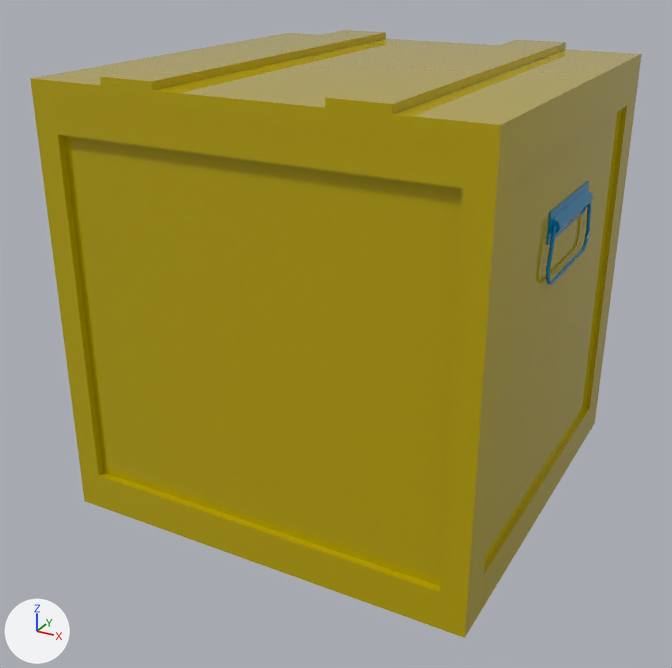
Before and after pictures for a commit that changed the FBX model Assets/ART/Meshes/GENERAL/SM_Supply_Crate_Small.fbx.
The view is the same before and after, from a 50 mm camera at (1.176, -2.284, 1.562) aimed at (-0.03, -0.093, 0.466). Arrows for +X, +Y and +Z are at lower left; the lights stay in place. The picture after the commit comes second. Where no turn or scale is listed for an object, it has been applied to the vertices.

Script lines for the objects in view, before the commit:
```python
me_mesh = bpy.data.meshes.new('Mesh')
me_mesh.from_pydata(...)  # 28 vertices, 30 faces; spans x -0.601..0.601, y -0.6..0.6, z 0.0..0.04
me_mesh.materials.append(mat_m_wood_painted)  # yellow #bca700
me_mesh_001 = bpy.data.meshes.new('Mesh.001')
me_mesh_001.from_pydata(...)  # 200 vertices, 190 faces; spans x -0.613..0.613, y -0.6..0.6, z 0.0..1.2
# faces by material slot: [54, 136]
me_mesh_001.materials.append(mat_m_wood_painted)  # yellow #bca700
me_mesh_001.materials.append(mat_m_metal_painted_02)  # cyan #0086bc
ob_sm_supply_crate_small = bpy.data.objects.new('SM_Supply_Crate_Small', me_mesh_001)
ob_sm_supply_crate_small.location = (0.0, 0.0, 0.0)
ob_sm_supply_crate_small_top = bpy.data.objects.new('SM_Supply_Crate_Small_Top', me_mesh)
ob_sm_supply_crate_small_top.location = (0.0, 0.0, 1.2)
```
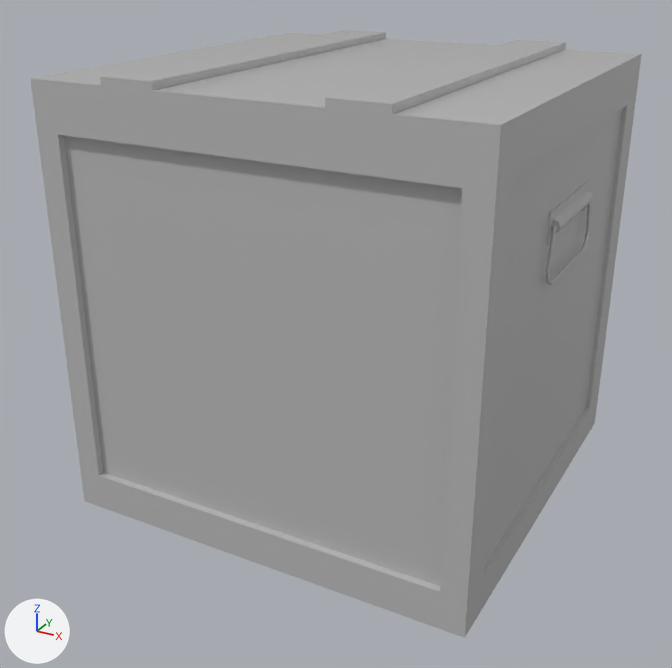
The edits, one by one:
Material 'Default' (mat_default) is new.
Its base color is (0.5, 0.5, 0.5) (grey #bcbcbc).
Its roughness is 0.0.
me_mesh has 28 vertices, 30 faces and spans x -0.601..0.601, y -0.6..0.6, z 0.0..0.04.
me_mesh no longer uses material mat_m_wood_painted (yellow #bca700).
me_mesh gains material mat_default (grey #bcbcbc).
me_mesh_001 has 200 vertices, 190 faces and spans x -0.613..0.613, y -0.6..0.6, z 0.0..1.2.
me_mesh_001 is used by ob_sm_supply_crate_small; location (0.0, 0.0, 0.0).
me_mesh_001 part 1: all 54 faces that had it switch from mat_m_wood_painted (yellow #bca700) to mat_default (grey #bcbcbc).
me_mesh_001 part 2: all 136 faces that had it switch from mat_m_metal_painted_02 (cyan #0086bc) to mat_default (grey #bcbcbc).

Boxes (x1, y1, x2, y2) around the edits, measured in the pictures (672 x 668 px):
'SM_Supply_Crate_Small_Top', recoloured (yellow to grey)
    both: (30, 30, 642, 136)
part 1 of me_mesh_001, recoloured (yellow to grey)
    both: (31, 61, 641, 638)
part 2 of me_mesh_001, recoloured (cyan to grey)
    both: (546, 181, 593, 286)
